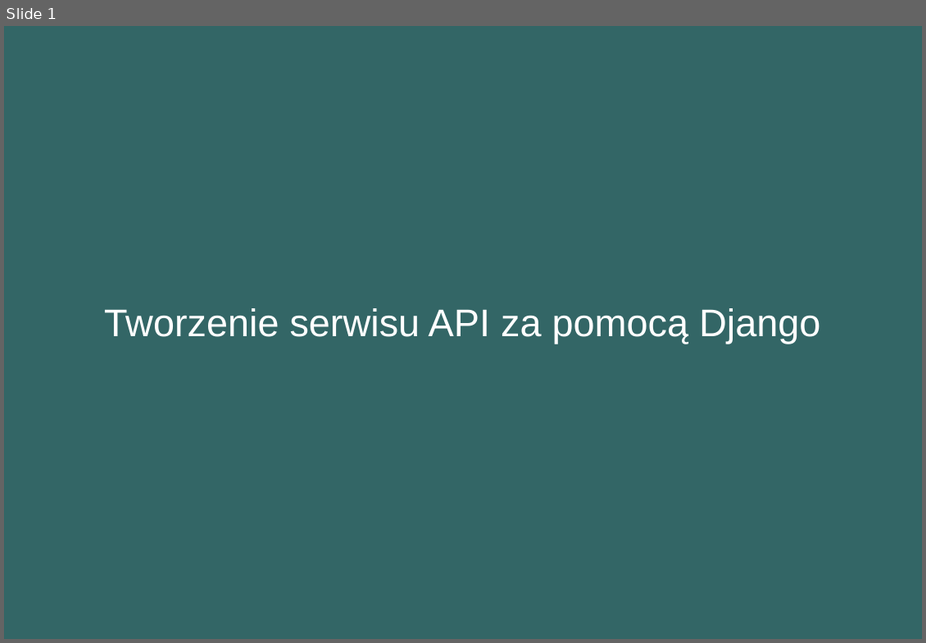
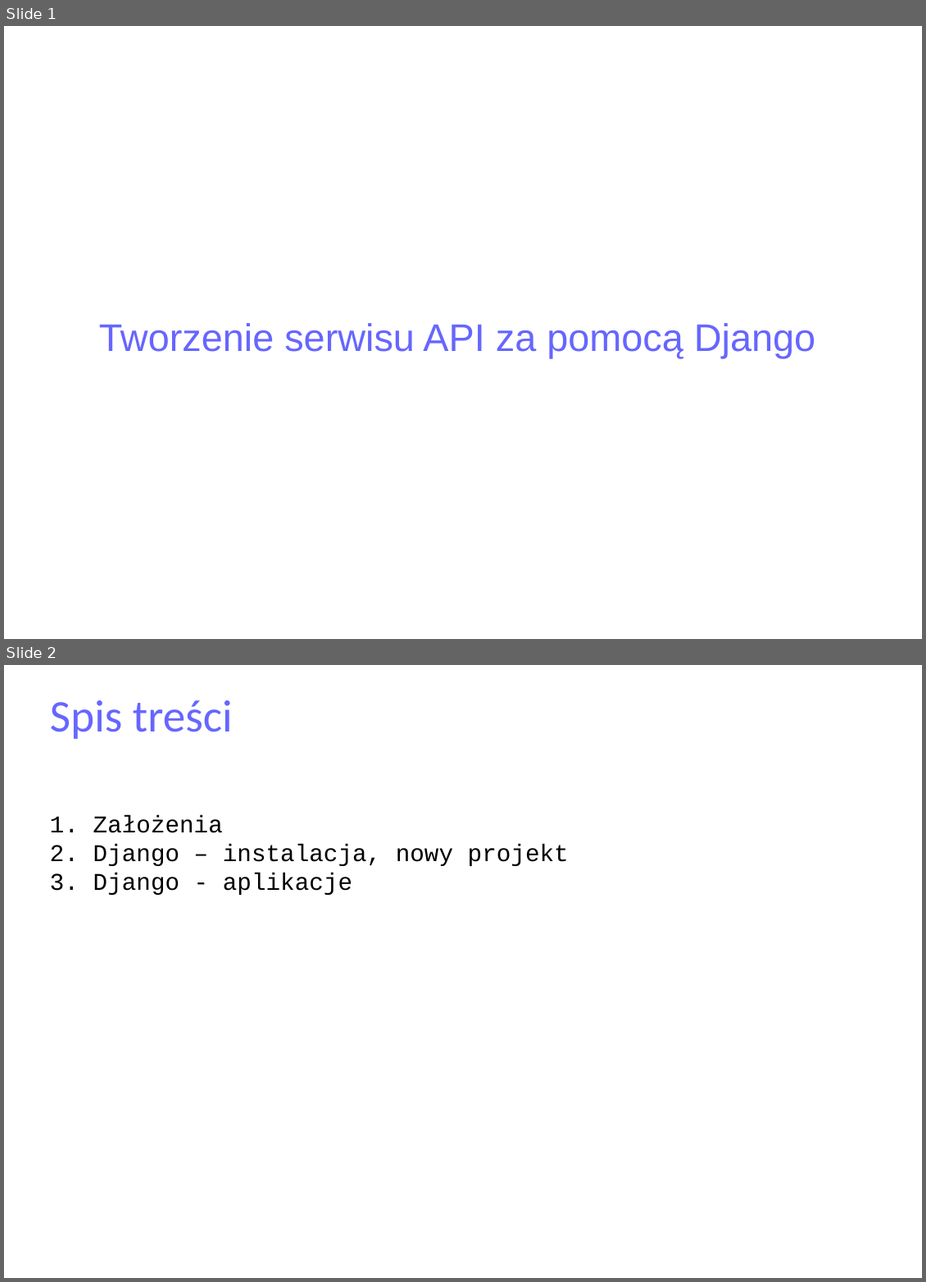
Before and after one commit to matulik/reinyzagam, a slide deck: Docs/presentation.odp. Shown one above the other, each under a label of ours: slide 1 before the commit, slides 1 and 2 after it. The pictures are 926x643 and 926x1282 pixels, drawn with LibreOffice and Linux fonts; fonts in the diff are those of the drawing. Boxes give left, top, right and bottom in pixels: in the first picture for what was removed or moved away, otherwise in the second. Text is boxed around its words. In the diff, an @@ line names an element or a change of style, - is before the commit and + after.

```diff
--- a/Docs/presentation.odp
+++ b/Docs/presentation.odp
@@ slide 2 added at (x1=4, y1=665, x2=922, y2=1278), background #FFFFFF @@
@@ title added at (x1=50, y1=700, x2=233, y2=739), 37.7 pt, text #6666FF @@
+Spis treści
@@ subtitle added at (x1=93, y1=815, x2=569, y2=895), 20 pt, text #000000 @@
+1. Założenia
+2. Django – instalacja, nowy projekt
+3. Django - aplikacje
@@ slide 1 changed as well @@
@@ background #336666 to #FFFFFF @@
@@ title "Tworzenie serwisu API za pomocą ..." moved from (x1=104, y1=308, x2=821, y2=343) to (x1=99, y1=323, x2=816, y2=358) @@
@@ title "Tworzenie serwisu API za pomocą ..." at (x1=99, y1=323, x2=816, y2=358): text colour #FFFFFF to #6666FF @@
```
Also in this commit, not shown: 6 other slides changed, 3 other slides added, 1 other file.
